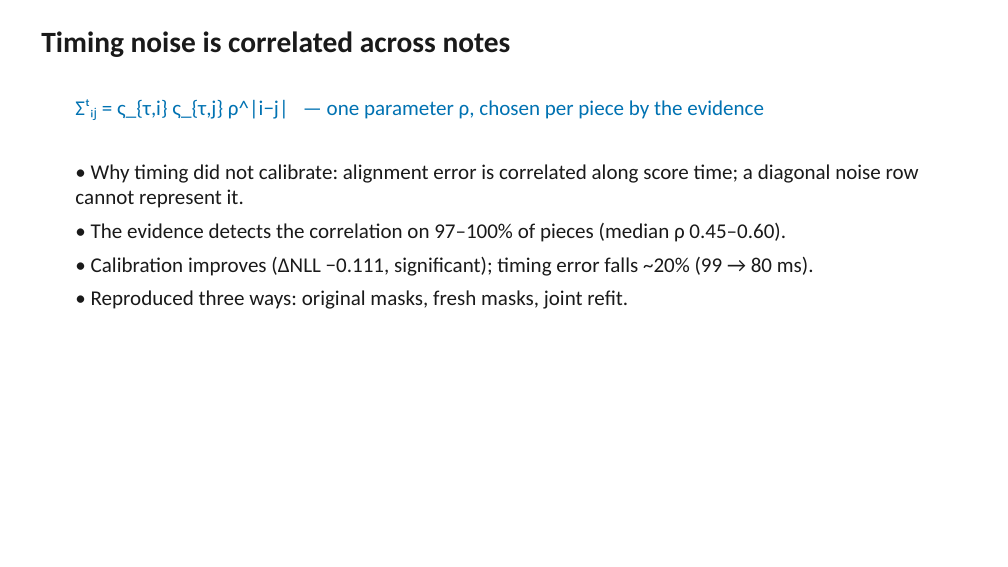
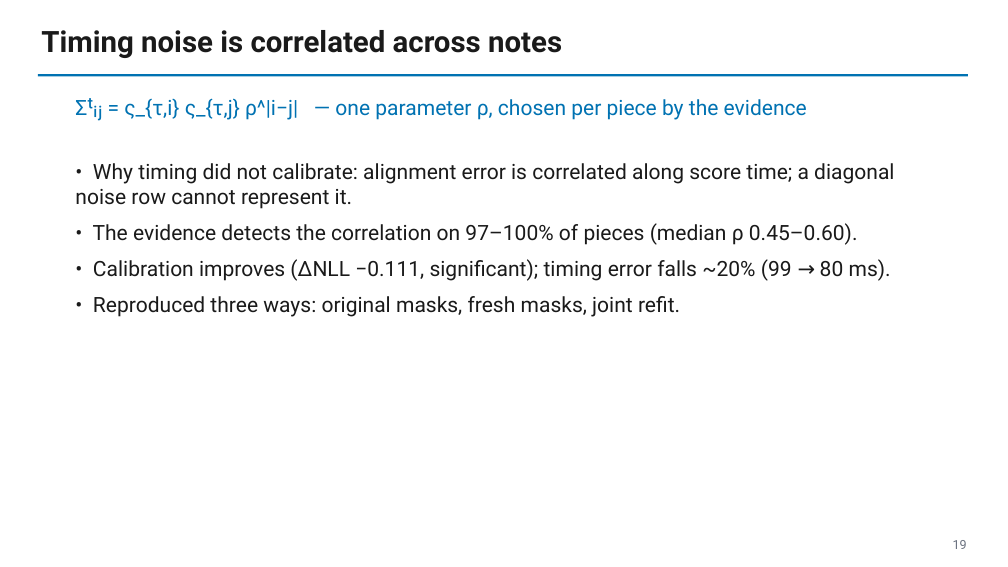
Before and after one commit to raylalang/score-bundle, a slide deck: slide 19 of docs/slides/deck_week.pptx. Drawn at 1008x567 pixels with LibreOffice and Linux fonts; fonts in the diff are those of the drawing. Boxes give left, top, right and bottom in pixels: in the first picture for what was removed or moved away, otherwise in the second. Text is boxed around its words. In the diff, an @@ line names an element or a change of style, - is before the commit and + after.

```diff
--- a/docs/slides/deck_week.pptx
+++ b/docs/slides/deck_week.pptx
@@ text "Timing noise is correlated across ..." at (x1=41, y1=30, x2=562, y2=58): font Calibri to Roboto @@
@@ rectangle added at (x1=38, y1=74, x2=968, y2=76), fill #0072B2 @@
@@ text "Σᵗᵢⱼ = ς_{τ,i} ς_{τ,j} ρ^|i−j| ..." at (x1=75, y1=98, x2=807, y2=121): font Calibri to Roboto @@
@@ text "• Why timing did not ..." at (x1=75, y1=163, x2=894, y2=317): font Calibri to Roboto; more space between paragraphs @@
@@ text added at (x1=953, y1=540, x2=967, y2=549), 12 pt, text #6B7280 @@
+19
```
Also in this commit, not shown: 21 other slides changed, 1 other file.
